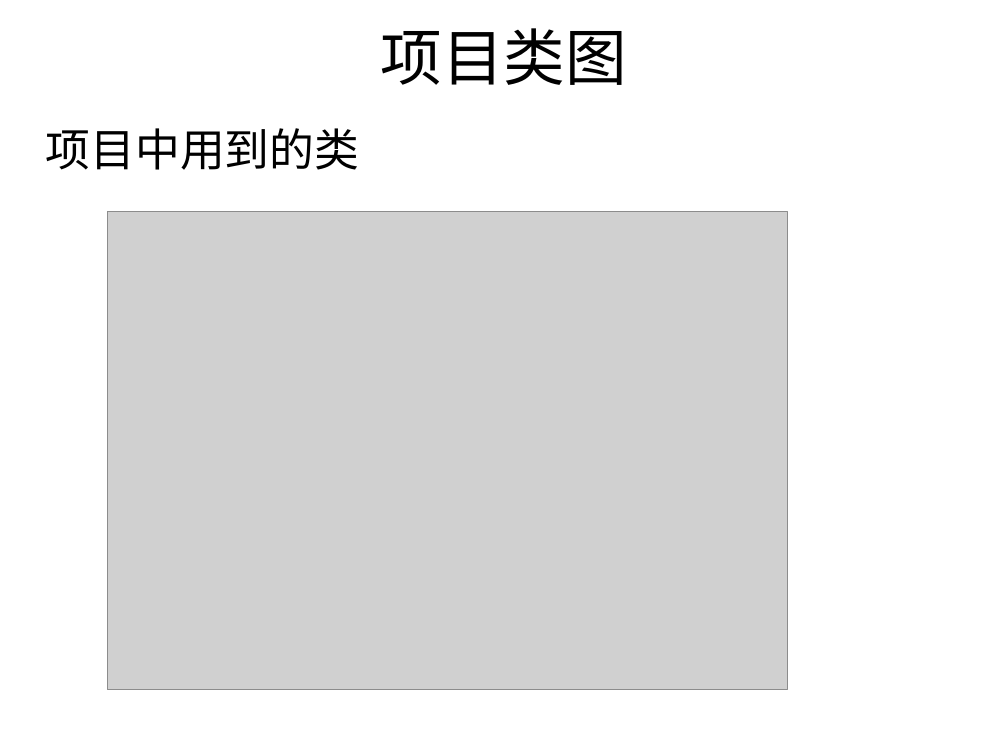
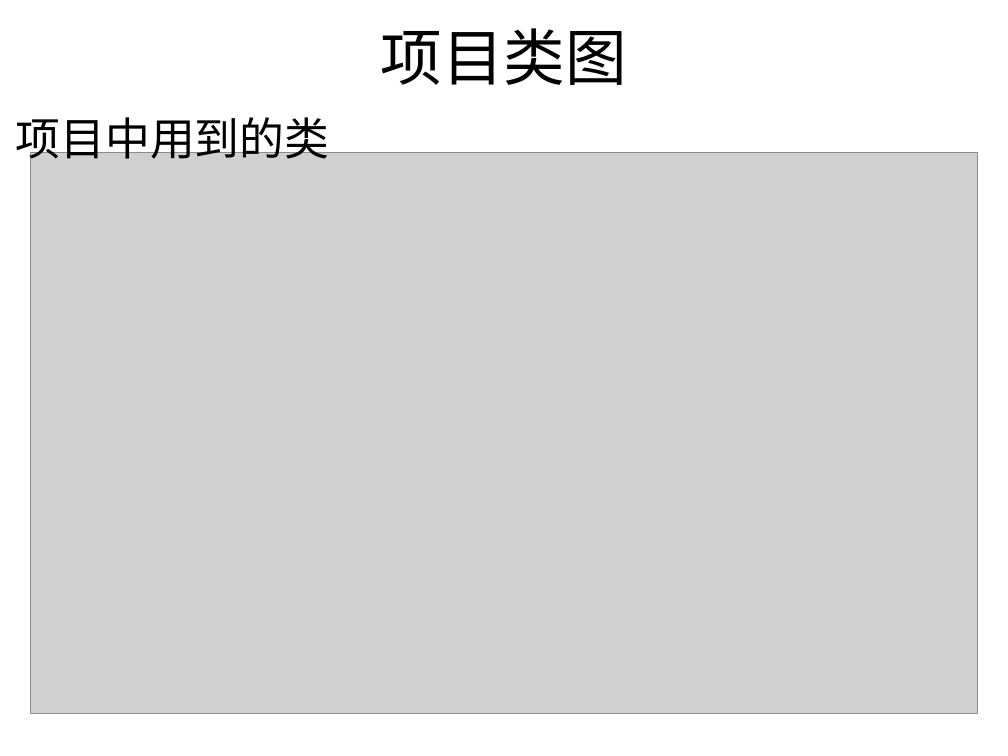
Before and after one commit to chuntong007/CY-work, a slide deck: slide 12 of 一阶项目文件/hx180310林春通一阶评审ppt模板.ppt. Drawn at 1008x756 pixels with LibreOffice and Linux fonts; fonts in the diff are those of the drawing; grey boxes stand for pictures; background and template pictures are left out. Boxes give left, top, right and bottom in pixels: in the first picture for what was removed or moved away, otherwise in the second. Text is boxed around its words. In the diff, an @@ line names an element or a change of style, - is before the commit and + after.

```diff
--- a/一阶项目文件/hx180310林春通一阶评审ppt模板.ppt
+++ b/一阶项目文件/hx180310林春通一阶评审ppt模板.ppt
@@ text "项目中用到的类" rewrapped from (46, 128, 360, 170) to (16, 117, 330, 166) @@
@@ picture: place and size @@
-picture at (107, 212, 787, 690)
+picture at (30, 153, 977, 715)
```
Also in this commit, not shown: 9 other slides changed, 1 slide removed, 3 other files.
